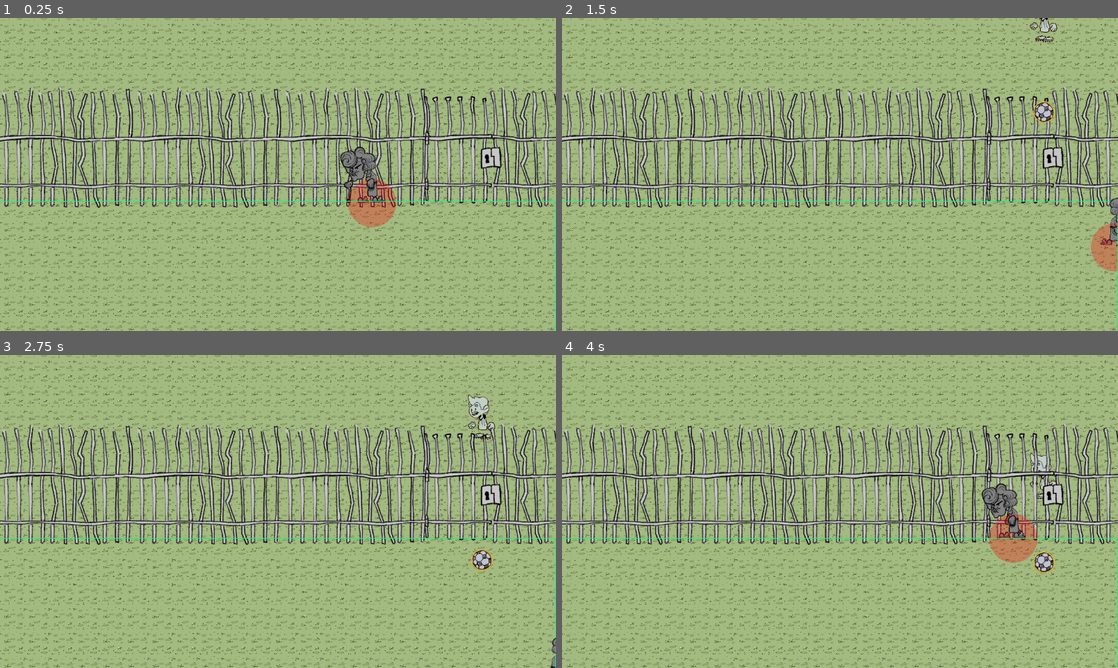
Above: before the commit, frames 1-4 (two rows, left to right).
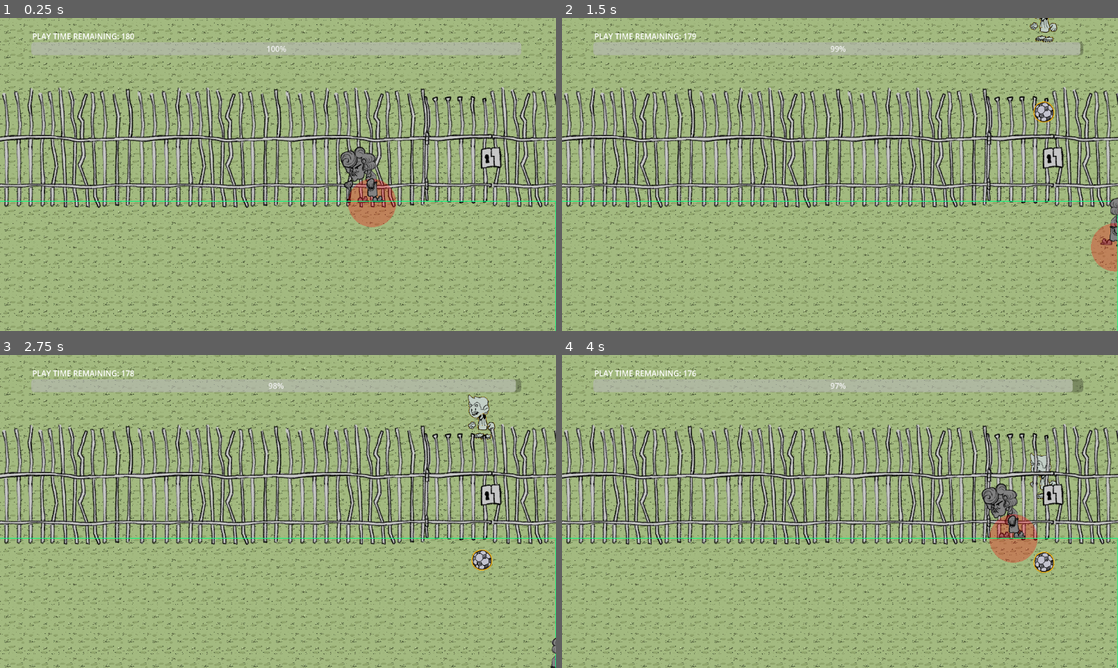
Above: after the commit, the same moments.

Repository: exe4que/ViejaDeM2024
Game: Godot game, scene res://Scenes/escena.tscn
The game is run twice, just before and just after one commit, with the same random seed, the same clock (stepped at 60 frames per second) and the same inputs.
Inputs (mouse positions are in pixels of both pictures, inside the frame that each line leads up to):
- Up to frame 1 (0.25 s): no input
- Up to frame 2 (1.5 s): move the mouse to (962, 158) at 0.52 s; hold Right (right) 0.53-1.28 s; click (962, 158) at 0.6 s; move the mouse to (728, 190) at 1.27 s; hold Down (down) from 1.28 s (still down); right-click (728, 190) at 1.35 s
- Up to frame 3 (2.75 s): move the mouse to (333, 442) at 2.02 s; release Down (down) at 2.03 s; hold Right (right) from 2.03 s (still down); click (333, 442) at 2.1 s
- Up to frame 4 (4 s): move the mouse to (812, 574) at 2.77 s; release Right (right) at 2.78 s; hold Up (up) 2.78-3.53 s; right-click (812, 574) at 2.85 s; move the mouse to (1006, 558) at 3.52 s; hold Left (left) from 3.53 s (still down); click (1006, 558) at 3.6 s

The runs differ from the first frame. In frame 1, 3.7% of the frame differs, in the area x 5-94%, y 4-12%; in frame 2, 3.7%; in frame 3, 3.7%; in frame 4, 3.7%.

Commit message:
barra añadida

Diff:
--- a/Scenes/canvas_layer.tscn
+++ b/Scenes/canvas_layer.tscn
@@ -14,9 +14,10 @@
 grow_horizontal = 2
 value = 50.58
 script = ExtResource("1_568wa")
-label = NodePath("")
+label = NodePath("Label")
 
 [node name="Label" type="Label" parent="ProgressBar"]
+layout_mode = 0
 offset_left = 2.0
 offset_top = -24.0
 offset_right = 182.0
--- a/Scenes/escena.tscn
+++ b/Scenes/escena.tscn
@@ -7,6 +7,7 @@
 [ext_resource type="Texture2D" uid="uid://btne8yxjfltkr" path="res://Textures/Environment/Fence.png" id="5_agcqf"]
 [ext_resource type="Texture2D" uid="uid://46s6p0ew4yq2" path="res://Textures/Environment/Fence_gate.png" id="6_s2ihq"]
 [ext_resource type="AudioStream" uid="uid://0t5btwbuwtje" path="res://Audio/BeepBox-Song.wav" id="7_dhjgl"]
+[ext_resource type="PackedScene" uid="uid://dcr2qasis47p6" path="res://Scenes/canvas_layer.tscn" id="8_4baee"]
 [ext_resource type="AudioStream" uid="uid://cfy1ojc5i0f6c" path="res://Audio/knife.mp3" id="8_kqu12"]
 [ext_resource type="AudioStream" uid="uid://dxd65jjvlu76" path="res://Audio/stabBall.mp3" id="9_n3qgp"]
 
@@ -75,3 +76,5 @@
 [node name="Stab" type="AudioStreamPlayer2D" parent="."]
 stream = ExtResource("9_n3qgp")
 volume_db = 4.576
+
+[node name="CanvasLayer" parent="." instance=ExtResource("8_4baee")]
--- a/Scripts/Vieja.gd
+++ b/Scripts/Vieja.gd
@@ -18,7 +18,7 @@
 	hasDentadura = true
 	inputEnabled = true
 	EntitiesManager.add_main_character(self)
-	pass
+	GlobalManager.start()
 
 func _process(delta):
 	if inputEnabled:
Not shown: 1 places in Scenes/escena.tscn that only renumber resources
